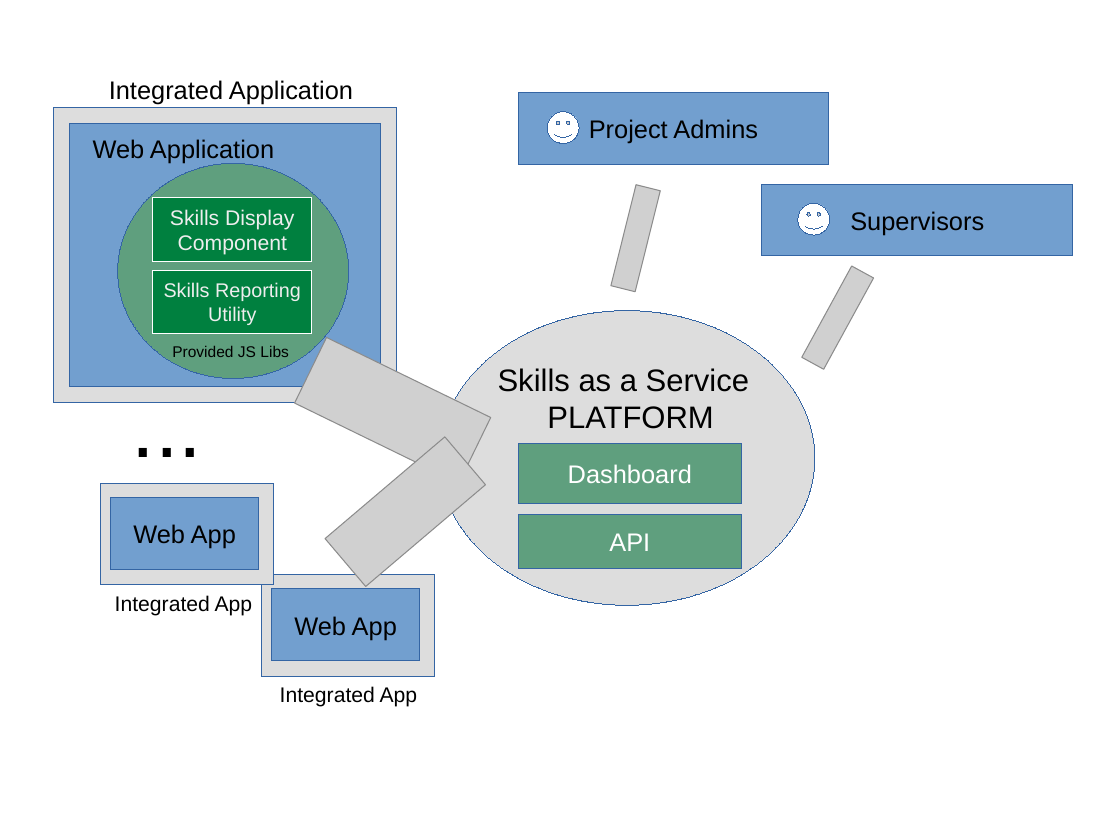
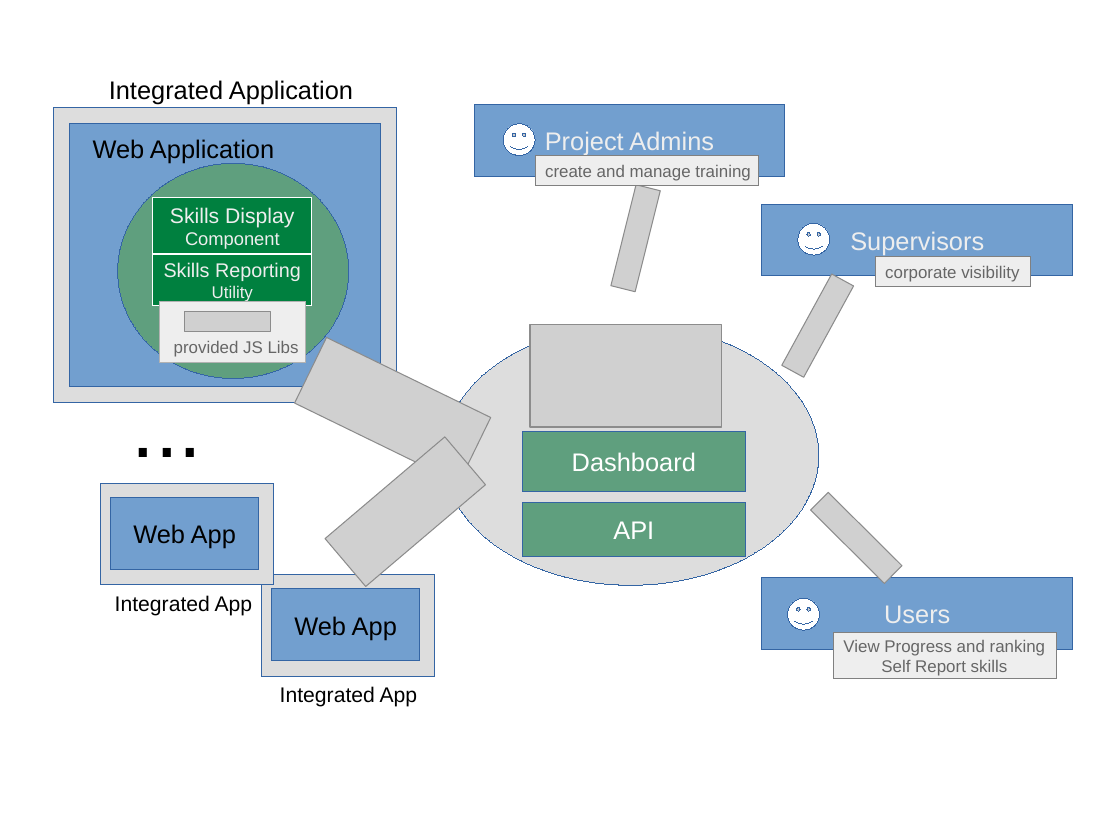
Before and after one commit to NationalSecurityAgency/skills-docs, a slide deck: slide 2 of diagrams_work/Diagrams.odp. Drawn at 1120x840 pixels with LibreOffice and Linux fonts; fonts in the diff are those of the drawing; grey boxes stand for pictures. Boxes give left, top, right and bottom in pixels: in the first picture for what was removed or moved away, otherwise in the second. Text is boxed around its words. In the diff, an @@ line names an element or a change of style, - is before the commit and + after.

Commit message:
#93: Improve Progress and Ranking and Self Reporting documentation

```diff
--- a/diagrams_work/Diagrams.odp
+++ b/diagrams_work/Diagrams.odp
@@ rectangle "Project Admins" at <box>475,105,786,177</box>: text colour #000000 to #EEEEEE @@
@@ rectangle "Project Admins": place and size @@
-rectangle "Project Admins" at <box>518,92,829,165</box>
+rectangle "Project Admins" at <box>475,105,786,177</box>
@@ smiley face: place and size @@
-smiley face at <box>548,112,579,143</box>
+smiley face at <box>503,124,535,155</box>
@@ rectangle added at <box>536,155,759,186</box>, fill #EEEEEE, outline #808080 0 pt @@
@@ text added at <box>545,165,750,181</box>, 12 pt, text #666666 @@
+create and manage training
@@ rectangle "Skills Display": place and size @@
-rectangle "Skills Display" at <box>152,198,312,262</box>
+rectangle "Skills Display" at <box>152,198,312,254</box>
@@ rectangle "Supervisors": place and size @@
-rectangle "Supervisors" at <box>762,184,1073,256</box>
+rectangle "Supervisors" at <box>762,204,1073,276</box>
@@ rectangle "Supervisors" at <box>762,204,1073,276</box>: text colour #000000 to #EEEEEE @@
@@ text in rectangle at <box>185,232,280,249</box>: size 15 to 13 pt in "Component" @@
@@ smiley face: place and size @@
-smiley face at <box>798,203,829,235</box>
+smiley face at <box>798,224,829,255</box>
@@ rectangle "Skills Reporting": place and size @@
-rectangle "Skills Reporting" at <box>152,270,312,334</box>
+rectangle "Skills Reporting" at <box>152,254,312,306</box>
@@ rectangle added at <box>876,256,1031,287</box>, fill #EEEEEE, outline #808080 0 pt @@
@@ text added at <box>885,266,1019,282</box>, 12 pt, text #666666 @@
+corporate visibility
@@ text in rectangle at <box>212,285,253,302</box>: size 14 to 12 pt in "Utility" @@
@@ picture: place and size @@
-picture at <box>801,266,873,369</box>
+picture at <box>782,274,854,377</box>
@@ rectangle added at <box>160,302,306,363</box>, fill #EEEEEE, outline #B2B2B2 0 pt @@
@@ picture added at <box>185,312,271,332</box> @@
@@ ellipse: place and size @@
-ellipse at <box>439,311,815,606</box>
+ellipse at <box>443,325,819,585</box>
@@ picture added at <box>531,324,722,427</box> @@
@@ text at <box>174,341,299,357</box>: text changed; size 11 to 12 pt; text colour #000000 to #666666 @@
-Provided JS Libs
+provided JS Libs
@@ text removed at <box>498,368,749,429</box> @@
-Skills as a Service
-PLATFORM
@@ rectangle "Dashboard": place and size @@
-rectangle "Dashboard" at <box>518,443,742,504</box>
+rectangle "Dashboard" at <box>522,431,746,492</box>
@@ rectangle "API": place and size @@
-rectangle "API" at <box>518,514,742,569</box>
+rectangle "API" at <box>522,502,746,557</box>
@@ picture added at <box>811,493,903,584</box> @@
@@ rectangle added at <box>762,578,1073,650</box>, fill #729FCF, outline #3465A4 0 pt, 18 pt, text #EEEEEE @@
+Users
@@ smiley face added at <box>788,599,819,630</box>, fill #FFFFFF, outline #3465A4 0 pt @@
@@ rectangle added at <box>833,632,1057,678</box>, fill #EEEEEE, outline #808080 0 pt @@
@@ text added at <box>843,640,1045,676</box>, 12 pt, text #666666 @@
+View Progress and ranking
+Self Report skills
```
Also in this commit, not shown: 11 other files.
